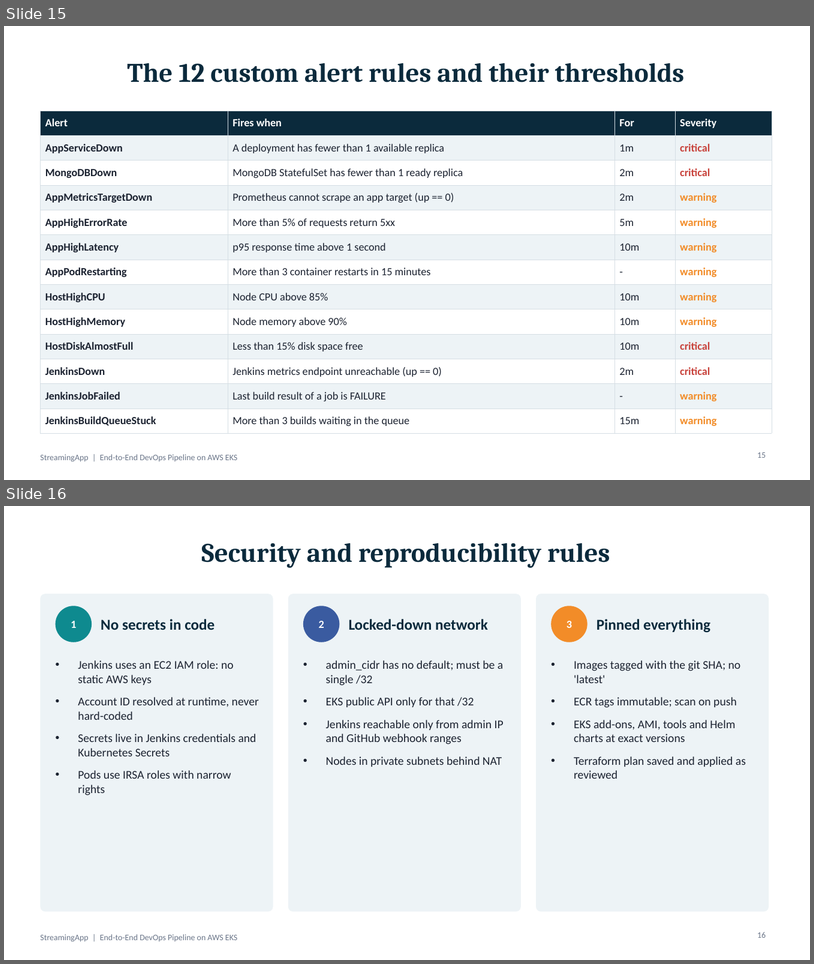
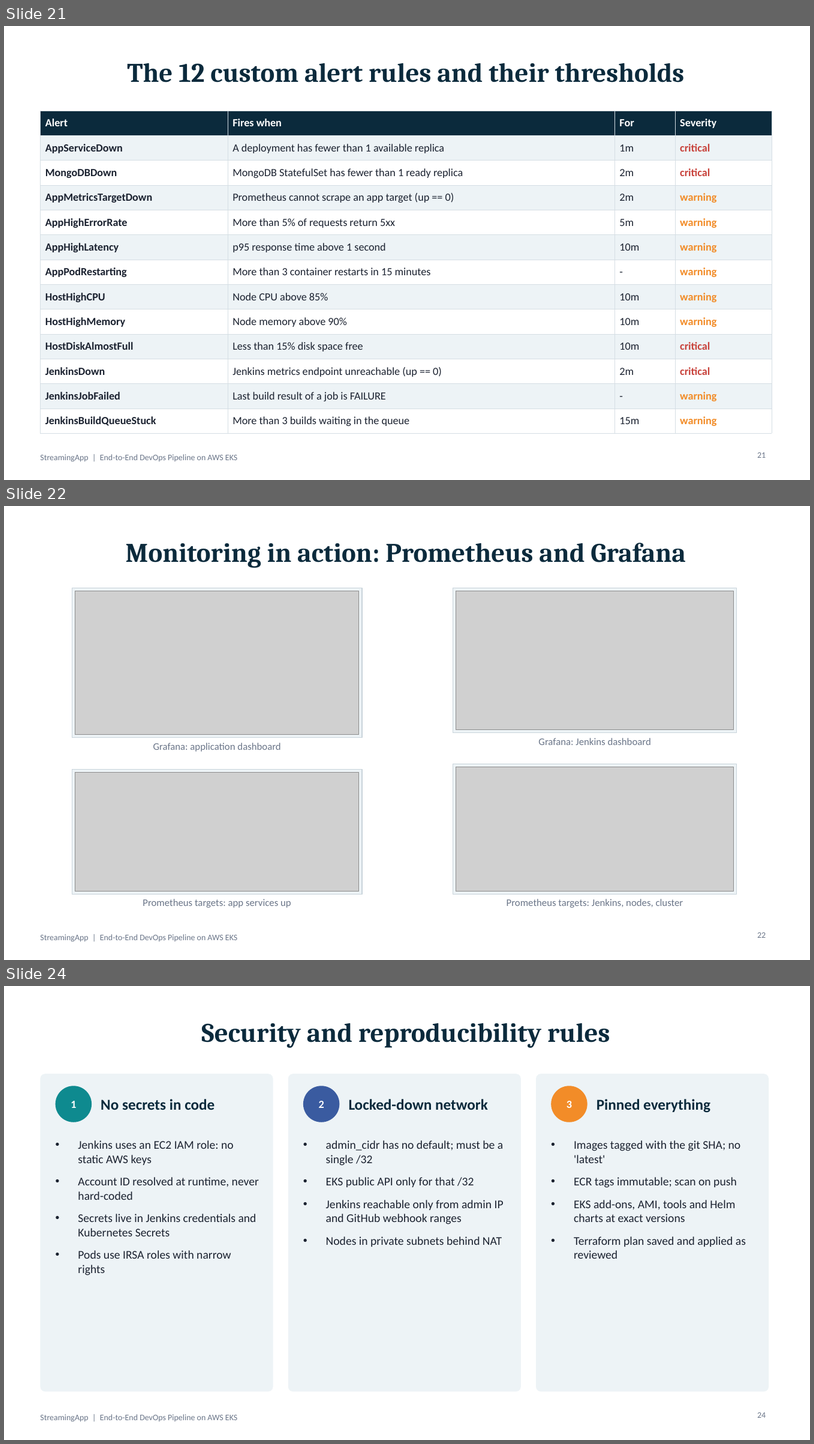
Before and after one commit to ApoorvaD90/StreamingApp, a slide deck: docs/final ppt.pptx. Shown one above the other, each under a label of ours: slides 15 and 16 before the commit, slides 21, 22 and 24 after it; the slides between them are not shown. The pictures are 814x964 and 814x1444 pixels, drawn with LibreOffice and Linux fonts; fonts in the diff are those of the drawing; grey boxes stand for pictures. Boxes give left, top, right and bottom in pixels: in the first picture for what was removed or moved away, otherwise in the second. Text is boxed around its words. In the diff, an @@ line names an element or a change of style, - is before the commit and + after.

```diff
--- a/docs/final ppt.pptx
+++ b/docs/final ppt.pptx
@@ slide 22 added at <box>4,506,810,960</box>, background #FFFFFF; not listed: 1 template element that a slide beside it also shows @@
@@ title added at <box>126,543,686,568</box>, 32 pt, text #0B2A3C, bold @@
+Monitoring in action: Prometheus and Grafana
@@ rectangle added at <box>72,588,363,738</box>, fill #EDF3F6, outline #C9D4DB 0.75 pt @@
@@ picture added at <box>75,591,360,735</box> @@
@@ rectangle added at <box>453,588,737,732</box>, fill #EDF3F6, outline #C9D4DB 0.75 pt @@
@@ picture added at <box>456,591,734,729</box> @@
@@ text added at <box>539,738,651,745</box>, 12 pt, text #6B7689 @@
+Grafana: Jenkins dashboard
@@ text added at <box>153,742,281,751</box>, 12 pt, text #6B7689 @@
+Grafana: application dashboard
@@ rectangle added at <box>72,769,363,894</box>, fill #EDF3F6, outline #C9D4DB 0.75 pt @@
@@ picture added at <box>75,772,360,891</box> @@
@@ rectangle added at <box>453,764,737,894</box>, fill #EDF3F6, outline #C9D4DB 0.75 pt @@
@@ picture added at <box>456,767,734,891</box> @@
@@ text added at <box>143,898,291,907</box>, 12 pt, text #6B7689 @@
+Prometheus targets: app services up
@@ text added at <box>507,898,684,907</box>, 12 pt, text #6B7689 @@
+Prometheus targets: Jenkins, nodes, cluster
@@ page number added at <box>758,932,766,937</box>, 10 pt, text #6B7689 @@
+22
@@ what was slide 15 is now slide 21 @@
@@ page number at <box>758,452,766,457</box>: text changed @@
-15
+21
@@ what was slide 16 is now slide 24 @@
@@ page number at <box>758,1412,766,1417</box>: text changed @@
-16
+24
```
Also in this commit, not shown: 8 other slides added.
